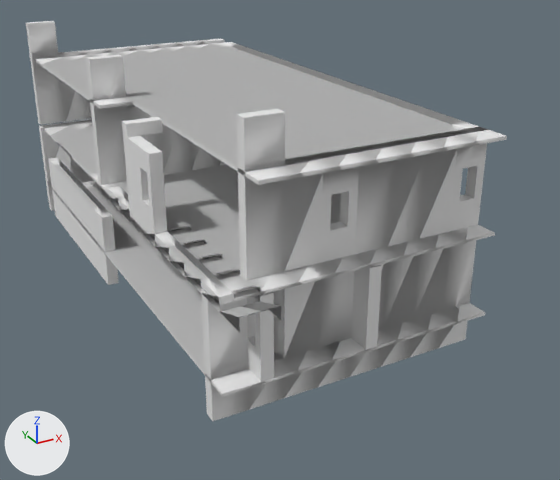
An edit to the OBJ model map0_felucca/britain/building_020_1512_1655/model_base.obj, drawn before and after from the same camera.
The view is the same before and after, from a 50 mm camera at (-10.08, -21.82, 11.67) aimed at (1.02, -1.63, 1.58). Every picture has the same lights, and +X, +Y and +Z are marked at lower left. The older version comes first. Where no turn or scale is listed for an object, it has been applied to the vertices. Vertices at exactly the same position are counted once.

In view in the first picture: 'BuildingMesh'.
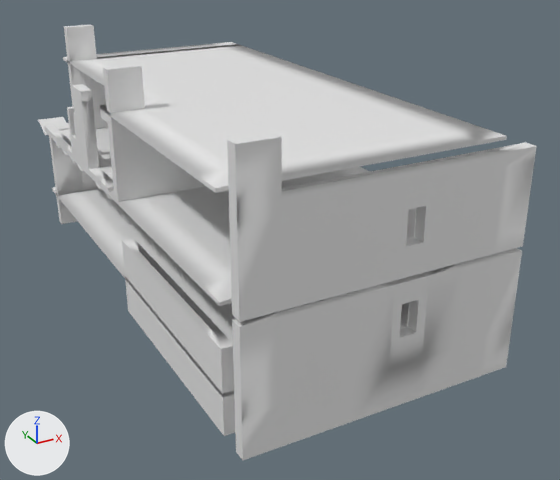
Where the change shows, as pixel boxes (x1, y1, x2, y2) in the pictures (560 x 480 px):
'BuildingMesh', reshaped (11% shorter): before (26, 21, 507, 421); after (45, 42, 507, 397)
'Parede_Externa_Norte', added: after (227, 133, 537, 460)
'Parede_Externa_Oeste', added: after (51, 64, 235, 436)
'Parede_Externa_Sul', added (mostly hidden): after (44, 25, 241, 224)
'Paredes_Internas_Divisorias', added: after (147, 143, 206, 196)
'Telhado_Vertente_Sul', added: after (38, 117, 113, 199)
part 1 of me_buildingmesh, deleted: before (26, 21, 225, 125)
part 2 of me_buildingmesh, deleted: before (48, 158, 119, 285)
part 3 of me_buildingmesh, built on: before (36, 55, 487, 421); after (100, 105, 229, 193)

The change in detail:
Material 'Mat_Pisos' (mat_mat_pisos) is new.
Its base color is (0.8, 0.8, 0.8) (white #e7e7e7).
Material 'Mat_Telhado' (mat_mat_telhado) is new.
Its base color is (0.8, 0.8, 0.8) (white #e7e7e7).
Material 'Mat_Parede_Interna' (mat_mat_parede_interna) is new.
Its base color is (0.8, 0.8, 0.8) (white #e7e7e7).
Material 'Mat_Parede_Externa' (mat_mat_parede_externa) is new.
Its base color is (0.8, 0.8, 0.8) (white #e7e7e7).
me_buildingmesh is used by ob_buildingmesh; location (0.0, 0.0, 0.0).
me_buildingmesh had 1513 vertices, 6508 faces and spanned x -4.0..4.0, y -9.0..9.0, z 0.0..7.4.
me_buildingmesh no longer uses material mat_building_base (white #e7e7e7).
me_buildingmesh now has 902 vertices, 1576 faces and spans x -4.0..4.0, y -8.0..8.0, z 1.1..6.2.
me_buildingmesh part 1: the loose piece of 74 vertices spanning x -4.0..4.0, y 8.6..9.0, z 3.6..7.4 is deleted.
me_buildingmesh part 2: the loose piece of 32 vertices spanning x -4.0..-3.7, y 1.0..8.0, z 0.0..2.4 is deleted.
me_buildingmesh part 3: 520 vertices removed from x -4.0..4.0, y -9.0..9.0, z 0.0..7.4; 15 vertices added at x -4.0, y -8.0..-1.0, z 6.1..6.2.
me_buildingmesh gains material mat_mat_pisos (white #e7e7e7).
Mesh me_telhado_vertente_sul is new.
It has 64 vertices, 48 faces and spans x -4.0..-3.0, y 0.0..9.0, z 3.35..3.72.
It uses material mat_mat_telhado (white #e7e7e7).
Mesh me_paredes_internas_divisorias is new.
It has 60 vertices, 67 faces and spans x -3.0..3.0, y -1.0..7.0, z 1.2..5.88.
It uses material mat_mat_parede_interna (white #e7e7e7).
Mesh me_parede_externa_sul is new.
It has 170 vertices, 217 faces and spans x -4.0..4.0, y 7.0..8.0, z 0.0..7.44.
It uses material mat_mat_parede_externa (white #e7e7e7).
Mesh me_parede_externa_oeste is new.
It has 108 vertices, 110 faces and spans x -4.0..-3.0, y -8.0..7.0, z 0.0..7.4.
It uses material mat_mat_parede_externa (white #e7e7e7).
Mesh me_parede_externa_norte is new.
It has 144 vertices, 193 faces and spans x -4.0..4.0, y -9.0..-8.65, z 0.0..7.44.
It uses material mat_mat_parede_externa (white #e7e7e7).
Object 'Telhado_Vertente_Sul' (ob_telhado_vertente_sul) is new; it shows me_telhado_vertente_sul.
Its location is (0.0, 0.0, 0.0).
Object 'Paredes_Internas_Divisorias' (ob_paredes_internas_divisorias) is new; it shows me_paredes_internas_divisorias.
Its location is (0.0, 0.0, 0.0).
Object 'Parede_Externa_Sul' (ob_parede_externa_sul) is new; it shows me_parede_externa_sul.
Its location is (0.0, 0.0, 0.0).
Object 'Parede_Externa_Oeste' (ob_parede_externa_oeste) is new; it shows me_parede_externa_oeste.
Its location is (0.0, 0.0, 0.0).
Object 'Parede_Externa_Norte' (ob_parede_externa_norte) is new; it shows me_parede_externa_norte.
Its location is (0.0, 0.0, 0.0).
